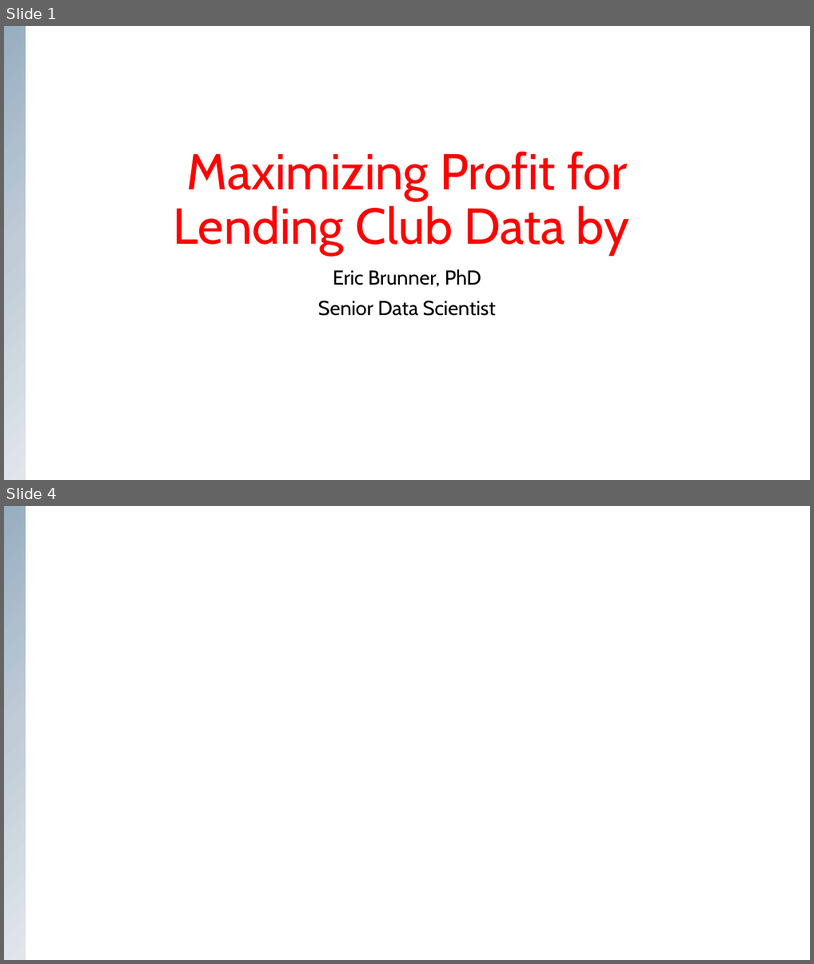
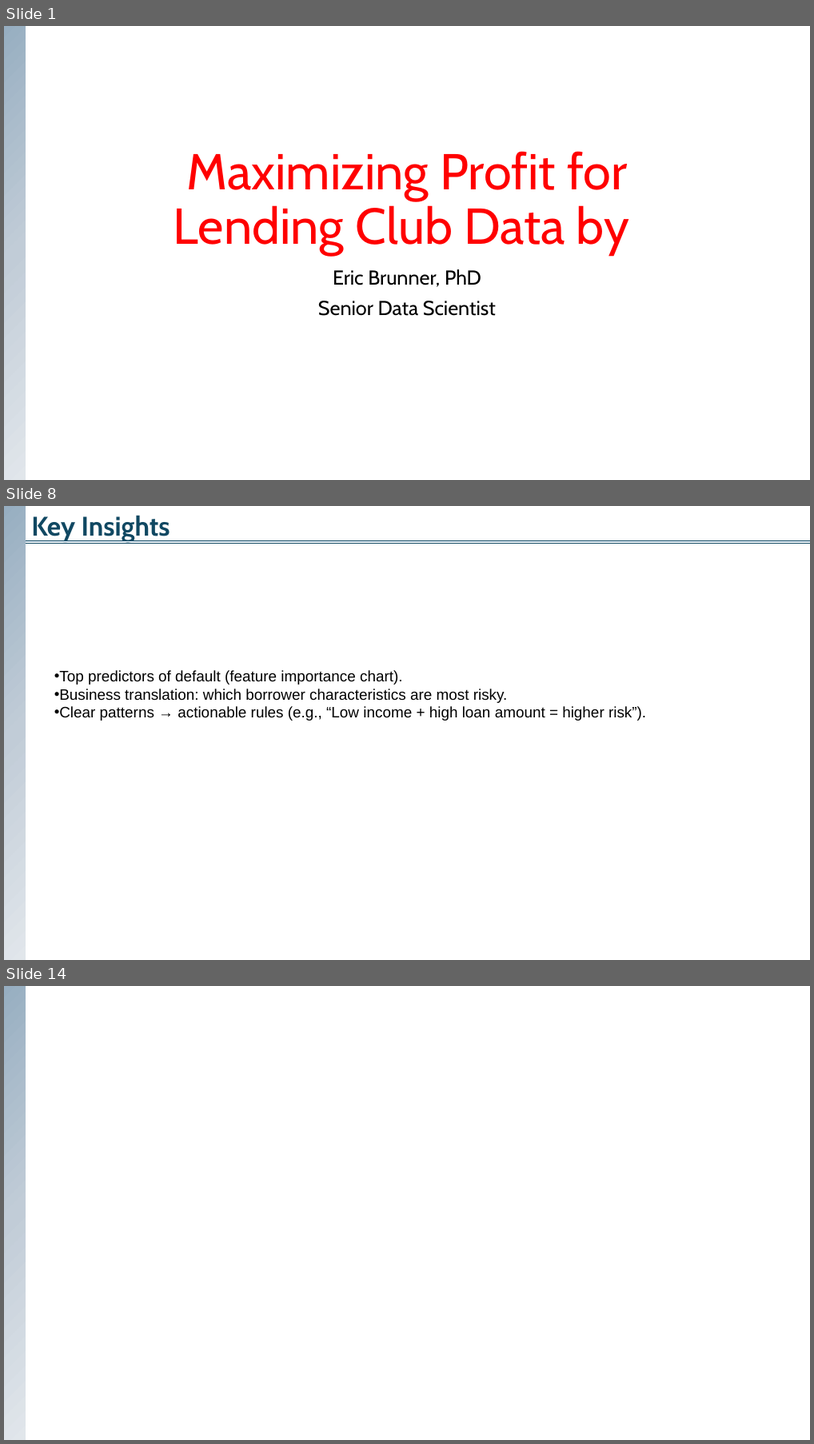
Before and after one commit to 37signals37/lending_club, a slide deck: Maximizing Profit for Lending Club.pptx. Shown one above the other, each under a label of ours: slides 1 and 4 before the commit, slides 1, 8 and 14 after it; the slides between them are not shown. The pictures are 814x964 and 814x1444 pixels, drawn with LibreOffice and Linux fonts; fonts in the diff are those of the drawing. Boxes give left, top, right and bottom in pixels: in the first picture for what was removed or moved away, otherwise in the second. Text is boxed around its words. In the diff, an @@ line names an element or a change of style, - is before the commit and + after.

```diff
--- a/Maximizing Profit for Lending Club.pptx
+++ b/Maximizing Profit for Lending Club.pptx
@@ slide 8 added at bbox=[4, 506, 810, 960], background #FFFFFF @@
@@ group added at bbox=[4, 506, 810, 960]: 3 lines, 1 text, 1 rectangle @@
+Key Insights
@@ text added at bbox=[54, 670, 646, 720], 18 pt, text #000000 @@
+• Top predictors of default (feature importance chart).
+• Business translation: which borrower characteristics are most risky.
+• Clear patterns → actionable rules (e.g., “Low income + high loan amount = higher risk”).
@@ what was slide 4 is now slide 14 @@
```
Also in this commit, not shown: 1 slide changed, 11 other slides added, 1 slide removed, 5 other files.
